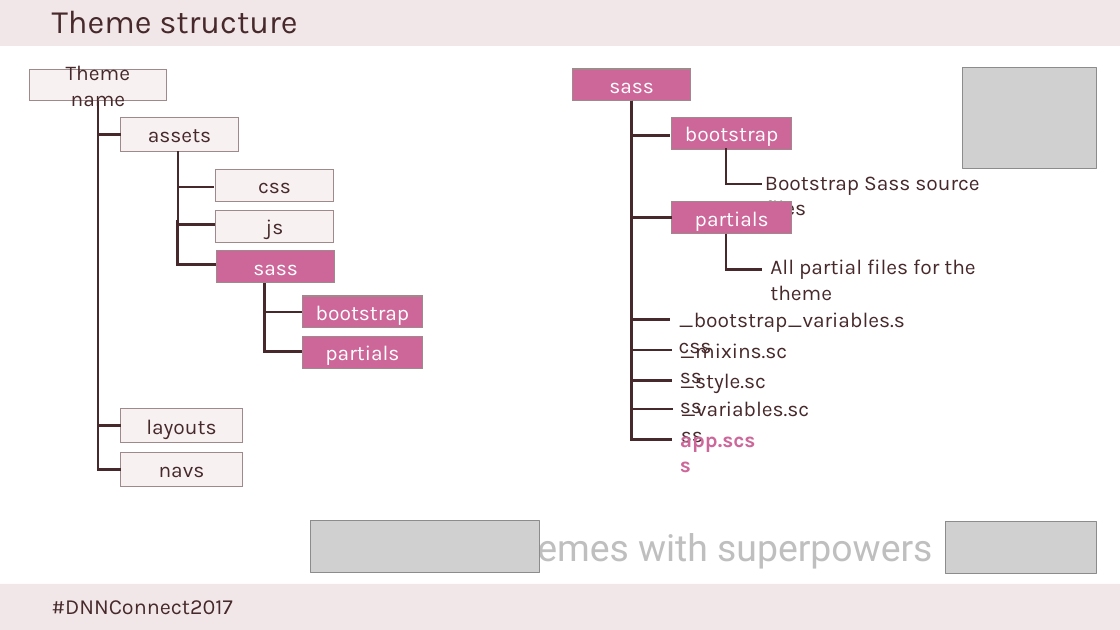
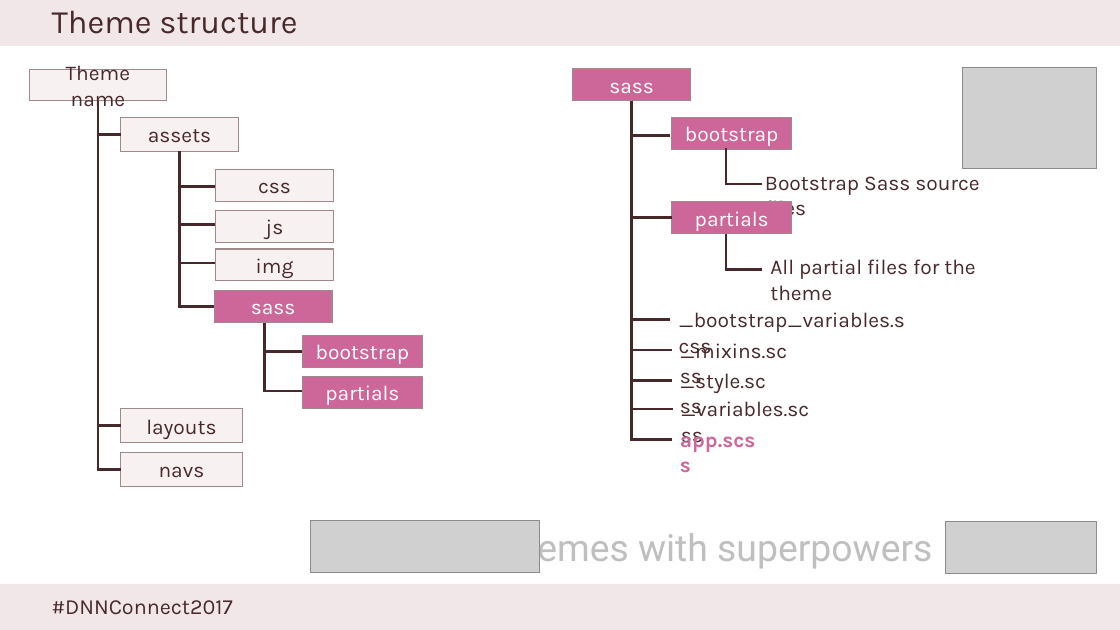
Before and after one commit to dnnconsulting/DnnC.Dnn-Connect-2017-Sass-Theme, a slide deck: slide 21 of Presentation/Simple theme creation using Sass.pptx (slide 20 before the commit). Drawn at 1120x630 pixels with LibreOffice and Linux fonts; fonts in the diff are those of the drawing; grey boxes stand for pictures; background and template pictures are left out. Boxes give left, top, right and bottom in pixels: in the first picture for what was removed or moved away, otherwise in the second. Text is boxed around its words. In the diff, an @@ line names an element or a change of style, - is before the commit and + after.

```diff
--- a/Presentation/Simple theme creation using Sass.pptx
+++ b/Presentation/Simple theme creation using Sass.pptx
@@ elbow line (180, 151) - (214, 187): route changed @@
@@ elbow line moved from (178, 180) - (216, 224) to (180, 151) - (216, 224) @@
@@ elbow line moved from (178, 220) - (216, 265) to (180, 151) - (214, 307) @@
@@ elbow line added from (180, 151) to (216, 265), #47292B 2.25 pt @@
@@ rectangle added at (216,249,334,281), fill #F7F1F2, outline #A08A8B 1 pt, 18 pt, text #47292B @@
+img
@@ rectangle "sass": place and size @@
-rectangle "sass" at (217,251,334,283)
+rectangle "sass" at (214,291,332,323)
@@ elbow line (265, 308) - (302, 352): route changed @@
@@ elbow line moved from (265, 268) - (302, 312) to (265, 347) - (302, 392) @@
@@ rectangle "bootstrap": place and size @@
-rectangle "bootstrap" at (302,296,423,328)
+rectangle "bootstrap" at (302,336,423,368)
@@ rectangle "partials": place and size @@
-rectangle "partials" at (302,337,423,369)
+rectangle "partials" at (302,376,423,408)
```
Also in this commit, not shown: 5 other slides changed, 1 slide added.
